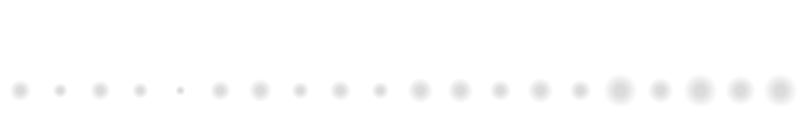
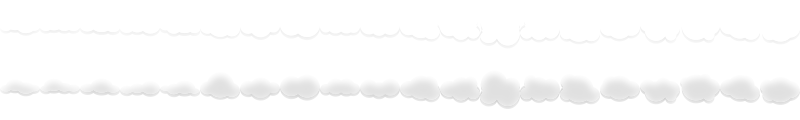
Two versions of the same layered image (800 × 120). Layer-by-layer changes:
added layer "Layer 8 copy 2" (90%) above "Layer 8" over [0, 22, 800, 109]
hid "Layer 7" over [9, 22, 798, 108]
